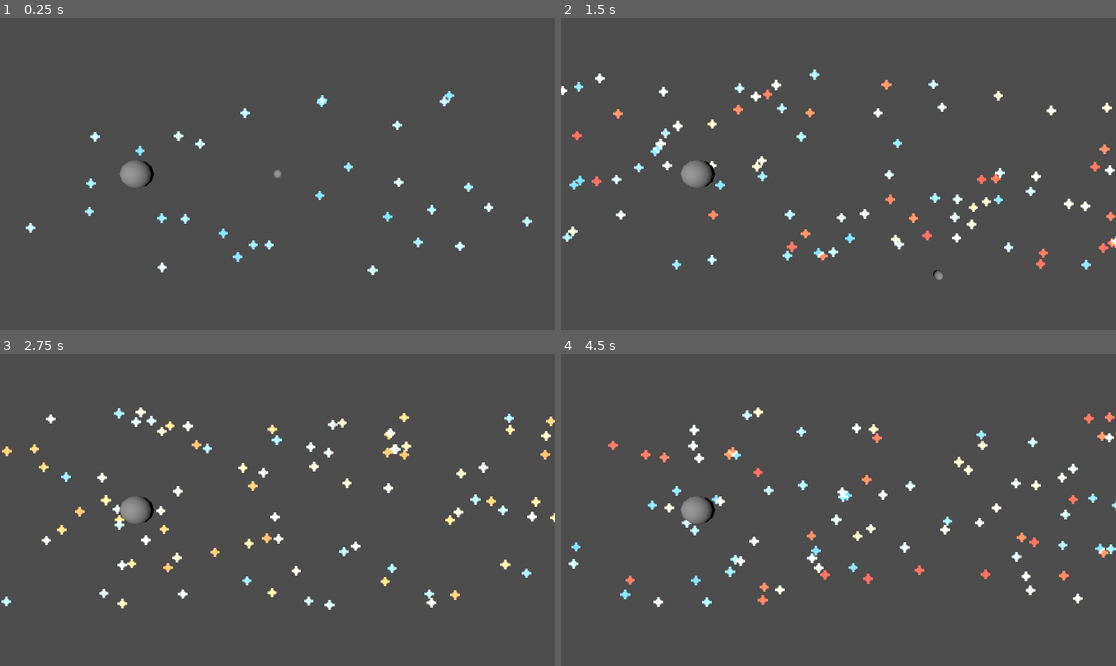
Above: before the commit, frames 1-4 (two rows, left to right).
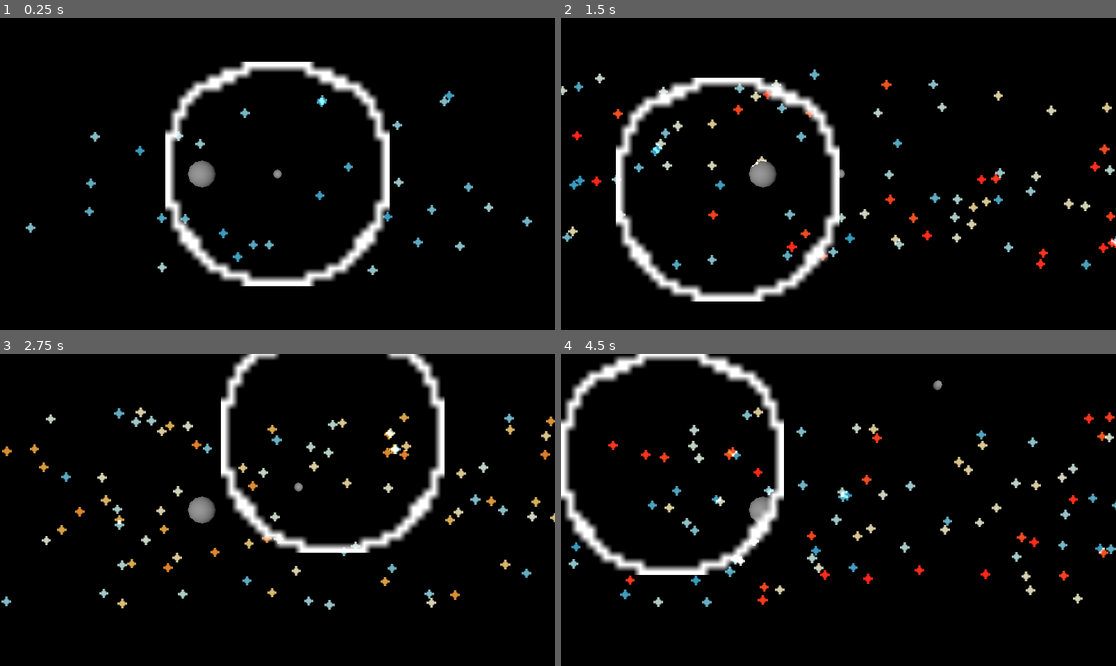
Above: after the commit, the same moments.

Repository: BoiLudens/CosmicHorrorJam
Game: Godot game, scene res://Scenes/Main.tscn
The game is run twice, just before and just after one commit, with the same random seed, the same clock (stepped at 60 frames per second) and the same inputs.
Inputs (mouse positions are in pixels of both pictures, inside the frame that each line leads up to):
- Up to frame 1 (0.25 s): no input
- Up to frame 2 (1.5 s): move the mouse to (960, 158) at 0.52 s; move the mouse to (727, 189) at 1.27 s
- Up to frame 3 (2.75 s): move the mouse to (333, 441) at 2.02 s
- Up to frame 4 (4.5 s): move the mouse to (810, 572) at 2.77 s; move the mouse to (1005, 556) at 3.52 s; move the mouse to (672, 463) at 4.27 s

The runs differ from the first frame. In frame 1, 99% of the frame differs, in the area x 0-100%, y 0-100%; in frame 2, 99%; in frame 3, 99%; in frame 4, 99%.

Commit message:
collision detection for wanderer

Diff:
--- /dev/null
+++ b/Prefabs/guide.tscn
@@ -0,0 +1,24 @@
+[gd_scene load_steps=4 format=3 uid="uid://12m6vn83dec6"]
+
+[ext_resource type="Script" path="res://Scripts/Guide.gd" id="1_q1jki"]
+[ext_resource type="Texture2D" uid="uid://dsaa48bn82kq" path="res://Sprites/Ring.png" id="2_27eqi"]
+
+[sub_resource type="SphereShape3D" id="SphereShape3D_gbe4t"]
+
+[node name="Guide" type="Area3D"]
+unique_name_in_owner = true
+transform = Transform3D(20, 0, 0, 0, 20, 0, 0, 0, 20, 0, 0, 0)
+gravity_space_override = 1
+gravity_point = true
+gravity_point_center = Vector3(0, 0, 0)
+gravity_direction = Vector3(0, 0, 0)
+gravity = 16.383
+script = ExtResource("1_q1jki")
+
+[node name="CollisionShape3D" type="CollisionShape3D" parent="."]
+shape = SubResource("SphereShape3D_gbe4t")
+
+[node name="Sprite3D" type="Sprite3D" parent="."]
+transform = Transform3D(3.013, 0, 0, 0, 3.013, 0, 0, 0, 3.013, 0, 0, 0)
+billboard = 1
+texture = ExtResource("2_27eqi")
--- /dev/null
+++ b/Prefabs/wanderer.tscn
@@ -0,0 +1,12 @@
+[gd_scene load_steps=2 format=3 uid="uid://rj1ofbj0cp3e"]
+
+[sub_resource type="SphereShape3D" id="SphereShape3D_nt4ck"]
+
+[node name="Wanderer" type="RigidBody3D"]
+axis_lock_linear_z = true
+can_sleep = false
+
+[node name="CollisionShape3D" type="CollisionShape3D" parent="."]
+shape = SubResource("SphereShape3D_nt4ck")
+
+[node name="CSGSphere3D" type="CSGSphere3D" parent="."]
--- a/Scenes/Main.tscn
+++ b/Scenes/Main.tscn
@@ -1,8 +1,13 @@
-[gd_scene load_steps=12 format=3 uid="uid://chsaqht6nnoba"]
+[gd_scene load_steps=15 format=3 uid="uid://chsaqht6nnoba"]
 
 [ext_resource type="Texture2D" uid="uid://x03lh6s0xmh0" path="res://Sprites/Star.png" id="2_8i3nl"]
+[ext_resource type="PackedScene" uid="uid://rj1ofbj0cp3e" path="res://Prefabs/wanderer.tscn" id="2_463d3"]
 [ext_resource type="Texture2D" uid="uid://c1jqgle2yqwil" path="res://Sprites/Void.png" id="3_qhgy0"]
-[ext_resource type="Script" path="res://Scripts/Guide.gd" id="4_1vlwq"]
+[ext_resource type="Script" path="res://Scripts/Wanderer.gd" id="4_cywdg"]
+[ext_resource type="PackedScene" uid="uid://12m6vn83dec6" path="res://Prefabs/guide.tscn" id="4_mp784"]
+[ext_resource type="Script" path="res://Scripts/Planet.gd" id="5_y46ar"]
+
+[sub_resource type="BoxShape3D" id="BoxShape3D_y0282"]
 
 [sub_resource type="StandardMaterial3D" id="StandardMaterial3D_fubdq"]
 transparency = 1
@@ -31,18 +36,33 @@
 
 [sub_resource type="QuadMesh" id="QuadMesh_oxq63"]
 
-[sub_resource type="SphereShape3D" id="SphereShape3D_nt4ck"]
-
-[sub_resource type="BoxShape3D" id="BoxShape3D_y0282"]
+[sub_resource type="SphereShape3D" id="SphereShape3D_klqqx"]
 
 [sub_resource type="SphereShape3D" id="SphereShape3D_gbe4t"]
 
 [node name="Main" type="Node"]
 
-[node name="DirectionalLight3D" type="DirectionalLight3D" parent="."]
+[node name="Environment" type="Node3D" parent="."]
+
+[node name="DirectionalLight3D" type="DirectionalLight3D" parent="Environment"]
 transform = Transform3D(1, 0, 0, 0, 1, 0, 0, 0, 1, 0, 7.39724, 15.5033)
 
-[node name="GpuParticles3d" type="GPUParticles3D" parent="."]
+[node name="Background" type="StaticBody3D" parent="Environment"]
+transform = Transform3D(100, 0, 0, 0, 100, 0, 0, 0, 100, 0, 0, 0)
+collision_layer = 2
+collision_mask = 2
+
+[node name="CollisionShape3D" type="CollisionShape3D" parent="Environment/Background"]
+transform = Transform3D(1, 0, 0, 0, 1, 0, 0, 0, 0.1, 0, 0, 0)
+shape = SubResource("BoxShape3D_y0282")
+
+[node name="Sprite3d" type="Sprite3D" parent="Environment/Background"]
+transform = Transform3D(11.082, 0, 0, 0, 11.082, 0, 0, 0, 11.082, 0, 0, 0)
+transparent = false
+double_sided = false
+texture = ExtResource("3_qhgy0")
+
+[node name="GpuParticles3d" type="GPUParticles3D" parent="Environment"]
 transform = Transform3D(1, 0, 0, 0, 1, 0, 0, 0, 1, 0, 0, 1.23944)
 material_override = SubResource("StandardMaterial3D_fubdq")
 amount = 90
@@ -54,51 +74,29 @@
 unique_name_in_owner = true
 transform = Transform3D(1, 0, 0, 0, 1, 0, 0, 0, 1, 0, 0, 22.5201)
 
-[node name="Wanderer" type="RigidBody3D" parent="."]
-axis_lock_linear_z = true
-can_sleep = false
+[node name="Wanderer" parent="." instance=ExtResource("2_463d3")]
+max_contacts_reported = 5
+contact_monitor = true
+script = ExtResource("4_cywdg")
 
-[node name="CollisionShape3D" type="CollisionShape3D" parent="Wanderer"]
-shape = SubResource("SphereShape3D_nt4ck")
+[node name="Guide" parent="." instance=ExtResource("4_mp784")]
 
-[node name="CSGSphere3D" type="CSGSphere3D" parent="Wanderer"]
+[node name="Planet Static Body" type="StaticBody3D" parent="."]
+transform = Transform3D(3, 0, 0, 0, 3, 0, 0, 0, 3, -8.30653, 0, 0)
+script = ExtResource("5_y46ar")
 
-[node name="Area3D" type="StaticBody3D" parent="."]
-transform = Transform3D(1e+07, 0, 0, 0, 1e+07, 0, 0, 0, 1, 0, 0, 0)
+[node name="CollisionShape3D" type="CollisionShape3D" parent="Planet Static Body"]
+shape = SubResource("SphereShape3D_klqqx")
 
-[node name="CollisionShape3D" type="CollisionShape3D" parent="Area3D"]
-shape = SubResource("BoxShape3D_y0282")
+[node name="CSGSphere3D" type="CSGSphere3D" parent="Planet Static Body"]
 
-[node name="Sprite3d" type="Sprite3D" parent="Area3D"]
-visible = false
-texture = ExtResource("3_qhgy0")
-
-[node name="Guide" type="Area3D" parent="."]
-unique_name_in_owner = true
-transform = Transform3D(50, 0, 0, 0, 50, 0, 0, 0, 50, 0, 0, 0)
-gravity_space_override = 1
-gravity_point = true
-gravity_point_center = Vector3(0, 0, 0)
-gravity_direction = Vector3(0, 0, 0)
-gravity = 16.383
-script = ExtResource("4_1vlwq")
-
-[node name="CollisionShape3D" type="CollisionShape3D" parent="Guide"]
-shape = SubResource("SphereShape3D_gbe4t")
-
-[node name="CSGSphere3D" type="CSGSphere3D" parent="Guide"]
-visible = false
-
-[node name="Guide2" type="Area3D" parent="."]
-transform = Transform3D(3, 0, 0, 0, 3, 0, 0, 0, 3, -14.6895, 0, 1.20033)
+[node name="Gravity Area" type="Area3D" parent="Planet Static Body"]
 gravity_space_override = 1
 gravity_point = true
 gravity_point_center = Vector3(0, 0, 0)
 gravity_direction = Vector3(0, 0, 0)
 gravity = 32.0
 
-[node name="CollisionShape3D" type="CollisionShape3D" parent="Guide2"]
+[node name="Gravity Area" type="CollisionShape3D" parent="Planet Static Body/Gravity Area"]
 transform = Transform3D(3, 0, 0, 0, 3, 0, 0, 0, 3, 0, 0, 0)
 shape = SubResource("SphereShape3D_gbe4t")
-
-[node name="CSGSphere3D" type="CSGSphere3D" parent="Guide2"]
--- /dev/null
+++ b/Scripts/Planet.gd
@@ -0,0 +1,13 @@
+extends Node3D
+
+# Called when the node enters the scene tree for the first time.
+func _ready():
+	pass # Replace with function body.
+
+
+# Called every frame. 'delta' is the elapsed time since the previous frame.
+func _process(delta):
+	pass
+
+func helloWorld():
+	print("hi there")
--- a/Scripts/Wanderer.gd
+++ b/Scripts/Wanderer.gd
@@ -1,42 +1,8 @@
-extends Node
+extends RigidBody3D
 
-
-const SPEED = 5.0
-const JUMP_VELOCITY = 4.5
-
-var rayOrigin = Vector3()
-var rayEnd = Vector3()
-
-@export var ray_distance = 30
-@export var confirm_scene: PackedScene
-
-@onready var camera = get_node("%MainCamera")
-@onready var guide = get_node("%Guide")
-
-# Get the gravity from the project settings to be synced with RigidBody nodes.
-# var gravity = ProjectSettings.get_setting("physics/3d/default_gravity")
-
-
-# func _physics_process(delta):
-# 	var intersection = check_ray_hit()
-# 	if not intersection.empty():
-# 		var target_position = intersection.position
-# 		intersection.collider.add_child(target_spawn)
-
-#func _process(delta):
-	#var intersection = check_ray_hit()
-	#if not intersection.is_empty():
-		#guide.
-		# var target_position = intersection.position
-		# var confirm = confirm_scene.instantiate()
-		# intersection.collider.add(confirm)
-
-
-func check_ray_hit():
-	var rid = $".".get_rid()
-	var space_state = get_world_3d().direct_space_state
-	var mouse_position = get_viewport().get_mouse_position()
-	rayOrigin = camera.project_ray_origin(mouse_position)
-	rayEnd = rayOrigin + camera.project_ray_normal(mouse_position) * ray_distance
-	var rayQuery = PhysicsRayQueryParameters3D.create(rayOrigin, rayEnd)
-	return space_state.intersect_ray(rayQuery)
+func _process(delta):
+	var colliders = get_colliding_bodies()
+	if !colliders.is_empty():
+		for collider in colliders:
+			if collider.name == "Planet Static Body":
+				collider.helloWorld()
Binary file added: Sprites/Ring.png
Not shown, added: Sprites/Ring.png.import
